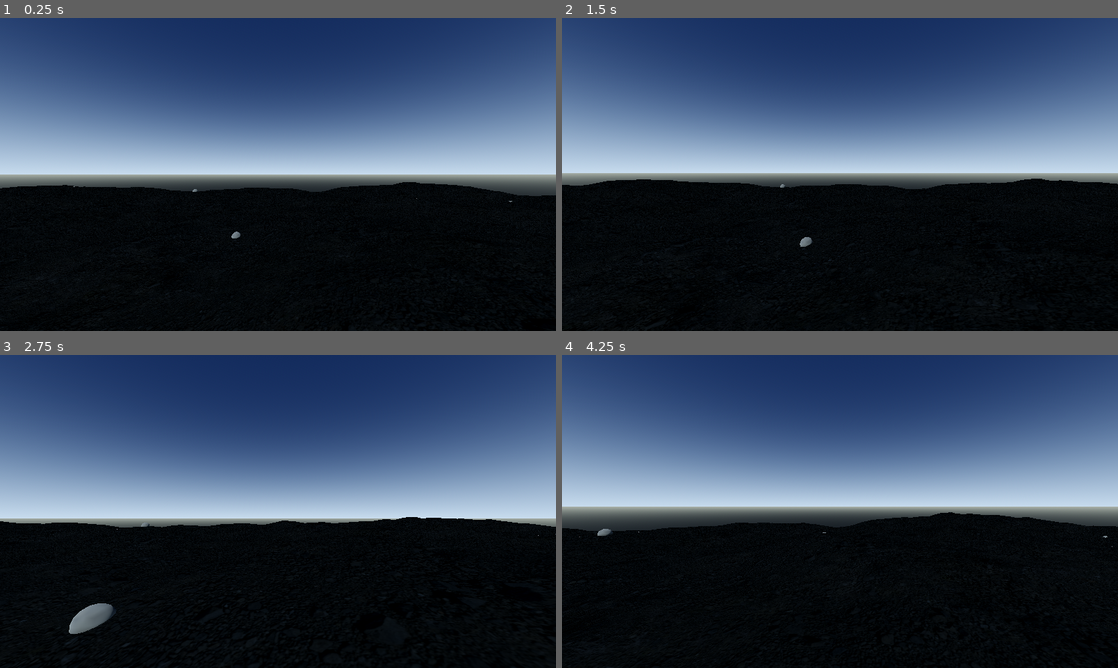
Above: before the commit, frames 1-4 (two rows, left to right).
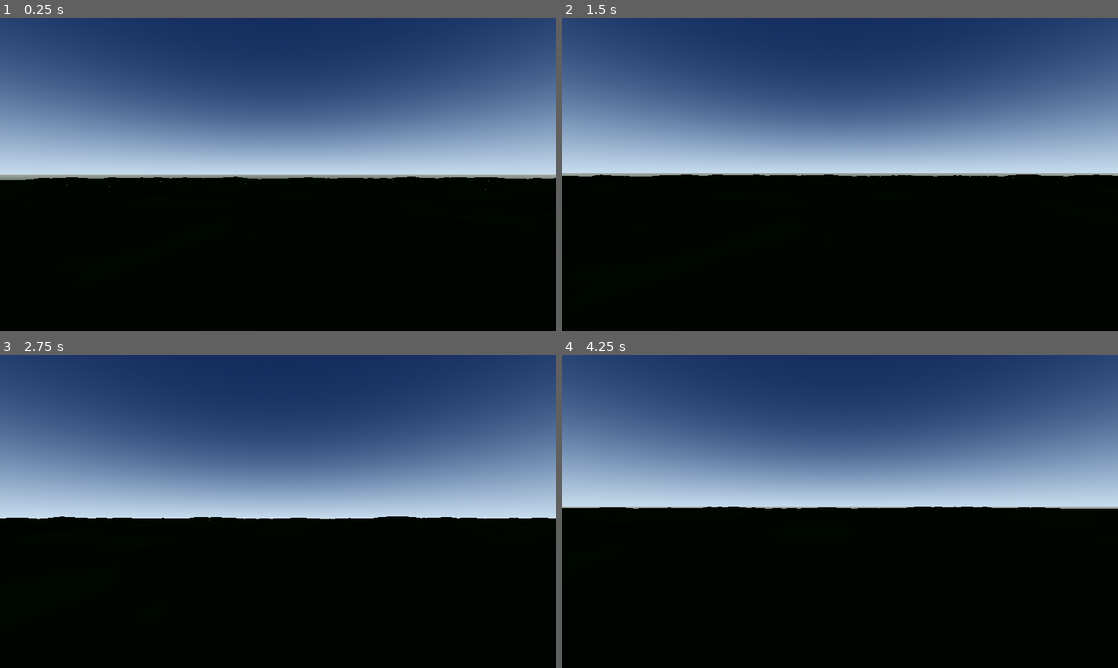
Above: after the commit, the same moments.

Repository: kansation/Space-Exploring-Game
Game: Godot game, scene res://scenes/chunked_terrain.tscn
Same seed, same stepped clock (60 frames per second), same inputs: the game is played once before the commit and once after it. Before the commit the project starts from res://scenes/procedural_terrain.tscn.
Inputs (mouse positions are in pixels of both pictures, inside the frame that each line leads up to):
- Up to frame 1 (0.25 s): no input
- Up to frame 2 (1.5 s): tap Enter at 0.5 s; move the mouse to (867, 174) at 0.52 s; hold W (move_forward) from 0.53 s (still down); click (867, 174) at 0.67 s; tap Space (jump) at 0.77 s; move the mouse to (812, 174) at 1.27 s
- Up to frame 3 (2.75 s): keep holding W (move_forward); tap Space (jump) at 1.52 s; move the mouse to (289, 505) at 2.02 s
- Up to frame 4 (4.25 s): keep holding W (move_forward); move the mouse to (834, 517) at 2.77 s; click (834, 517) at 2.92 s; tap Space (jump) at 3.02, 3.77 s; move the mouse to (878, 514) at 3.52 s

The runs differ from the first frame. In frame 1, 3.5% of the frame differs, in the area x 0-100%, y 50-100%; in frame 2, 2.9%; in frame 3, 2.3%; in frame 4, 5.1%, in the area x 0-100%, y 48-100%.

Commit message:
Add shared-coordinate chunked terrain test

Diff:
--- a/game/project.godot
+++ b/game/project.godot
@@ -11,7 +11,7 @@
 [application]
 
 config/name="Space Exploration Game"
-run/main_scene="res://scenes/procedural_terrain.tscn"
+run/main_scene="res://scenes/chunked_terrain.tscn"
 config/features=PackedStringArray("4.7")
 
 [display]
--- /dev/null
+++ b/game/scenes/chunked_terrain.tscn
@@ -0,0 +1,37 @@
+[gd_scene load_steps=7 format=3]
+
+[ext_resource type="Script" path="res://scripts/chunked_terrain.gd" id="1_chunks"]
+[ext_resource type="PackedScene" path="res://scenes/player.tscn" id="2_player"]
+
+[sub_resource type="ProceduralSkyMaterial" id="ProceduralSkyMaterial_chunks"]
+sky_top_color = Color(0.07, 0.14, 0.28, 1)
+sky_horizon_color = Color(0.65, 0.75, 0.86, 1)
+ground_bottom_color = Color(0.08, 0.1, 0.12, 1)
+ground_horizon_color = Color(0.52, 0.55, 0.52, 1)
+
+[sub_resource type="Sky" id="Sky_chunks"]
+sky_material = SubResource("ProceduralSkyMaterial_chunks")
+
+[sub_resource type="Environment" id="Environment_chunks"]
+background_mode = 2
+sky = SubResource("Sky_chunks")
+ambient_light_source = 3
+ambient_light_color = Color(0.55, 0.63, 0.78, 1)
+ambient_light_energy = 0.7
+tonemap_mode = 2
+
+[node name="ChunkedTerrain" type="Node3D"]
+script = ExtResource("1_chunks")
+
+[node name="WorldEnvironment" type="WorldEnvironment" parent="."]
+environment = SubResource("Environment_chunks")
+
+[node name="Sun" type="DirectionalLight3D" parent="."]
+rotation_degrees = Vector3(-48, -30, 0)
+light_energy = 1.15
+shadow_enabled = true
+
+[node name="Chunks" type="Node3D" parent="."]
+
+[node name="Player" parent="." instance=ExtResource("2_player")]
+position = Vector3(0, 6, 0)
--- /dev/null
+++ b/game/scripts/chunked_terrain.gd
@@ -0,0 +1,132 @@
+extends Node3D
+
+@export var world_seed := 1337
+@export_range(16, 128, 1) var chunk_resolution := 64
+@export var chunk_size := 100.0
+@export_range(0.5, 12.0, 0.5) var terrain_height := 2.5
+@export_range(0.005, 0.08, 0.005) var noise_scale := 0.025
+@export_range(0.0, 2.0, 0.05) var detail_height := 0.35
+@export_range(0.02, 0.3, 0.01) var detail_noise_scale := 0.09
+
+@onready var chunks_root: Node3D = $Chunks
+@onready var player: CharacterBody3D = $Player
+
+func _ready() -> void:
+	_generate_grid()
+
+func _generate_grid() -> void:
+	var broad_noise := FastNoiseLite.new()
+	broad_noise.seed = world_seed
+	broad_noise.noise_type = FastNoiseLite.TYPE_SIMPLEX_SMOOTH
+	broad_noise.frequency = noise_scale
+	var detail_noise := FastNoiseLite.new()
+	detail_noise.seed = world_seed + 7919
+	detail_noise.noise_type = FastNoiseLite.TYPE_SIMPLEX_SMOOTH
+	detail_noise.frequency = detail_noise_scale
+	var ground_material := StandardMaterial3D.new()
+	ground_material.albedo_color = Color(0.12, 0.38, 0.16, 1.0)
+	ground_material.roughness = 1.0
+	ground_material.cull_mode = BaseMaterial3D.CULL_DISABLED
+
+	for chunk_z in range(-1, 2):
+		for chunk_x in range(-1, 2):
+			_generate_chunk(chunk_x, chunk_z, broad_noise, detail_noise, ground_material)
+	_verify_shared_edges(broad_noise, detail_noise)
+
+	var center_height := _sample_height(broad_noise, detail_noise, 0.0, 0.0)
+	player.position = Vector3(0.0, center_height + 2.0, 0.0)
+
+func _verify_shared_edges(broad_noise: FastNoiseLite, detail_noise: FastNoiseLite) -> void:
+	var maximum_edge_gap := 0.0
+	for boundary in range(-1, 1):
+		for sample in range(chunk_resolution + 1):
+			var offset := (float(sample) / float(chunk_resolution) - 0.5) * chunk_size
+			var vertical_gap: float = abs(_sample_height(broad_noise, detail_noise, (boundary + 1) * chunk_size, offset) - _sample_height(broad_noise, detail_noise, boundary * chunk_size + chunk_size, offset))
+			var horizontal_gap: float = abs(_sample_height(broad_noise, detail_noise, offset, (boundary + 1) * chunk_size) - _sample_height(broad_noise, detail_noise, offset, boundary * chunk_size + chunk_size))
+			maximum_edge_gap = max(maximum_edge_gap, max(vertical_gap, horizontal_gap))
+	var first_signature := _sample_signature(broad_noise, detail_noise)
+	var second_signature := _sample_signature(broad_noise, detail_noise)
+	assert(maximum_edge_gap == 0.0)
+	assert(first_signature == second_signature)
+	print("Chunked terrain: seed=%d chunks=9 edge_gap=%.6f reproducible=%s" % [world_seed, maximum_edge_gap, first_signature == second_signature])
+
+func _sample_signature(broad_noise: FastNoiseLite, detail_noise: FastNoiseLite) -> int:
+	var signature := 17
+	for coordinate in range(-2, 3):
+		var height := _sample_height(broad_noise, detail_noise, coordinate * chunk_size * 0.37, coordinate * chunk_size * -0.23)
+		signature = signature * 31 + int(round(height * 10000.0))
+	return signature
+
+func _generate_chunk(chunk_x: int, chunk_z: int, broad_noise: FastNoiseLite, detail_noise: FastNoiseLite, ground_material: Material) -> void:
+	var grid_size := chunk_resolution + 1
+	var chunk_origin := Vector2(chunk_x * chunk_size, chunk_z * chunk_size)
+	var heights := PackedFloat32Array()
+	heights.resize(grid_size * grid_size)
+	var vertices := PackedVector3Array()
+	vertices.resize(grid_size * grid_size)
+	var normals := PackedVector3Array()
+	normals.resize(grid_size * grid_size)
+	var step := chunk_size / float(chunk_resolution)
+	for z in range(grid_size):
+		for x in range(grid_size):
+			var local_x := (float(x) / float(chunk_resolution) - 0.5) * chunk_size
+			var local_z := (float(z) / float(chunk_resolution) - 0.5) * chunk_size
+			var world_x := chunk_origin.x + local_x
+			var world_z := chunk_origin.y + local_z
+			var height := _sample_height(broad_noise, detail_noise, world_x, world_z)
+			heights[z * grid_size + x] = height
+			vertices[z * grid_size + x] = Vector3(local_x, height, local_z)
+			normals[z * grid_size + x] = _sample_normal(broad_noise, detail_noise, world_x, world_z, step)
+
+	var indices := PackedInt32Array()
+	for z in range(chunk_resolution):
+		for x in range(chunk_resolution):
+			var a := z * grid_size + x
+			var b := z * grid_size + x + 1
+			var c := (z + 1) * grid_size + x
+			var d := (z + 1) * grid_size + x + 1
+			indices.append(a)
+			indices.append(c)
+			indices.append(b)
+			indices.append(b)
+			indices.append(c)
+			indices.append(d)
+
+	var arrays := []
+	arrays.resize(Mesh.ARRAY_MAX)
+	arrays[Mesh.ARRAY_VERTEX] = vertices
+	arrays[Mesh.ARRAY_NORMAL] = normals
+	arrays[Mesh.ARRAY_INDEX] = indices
+	var mesh := ArrayMesh.new()
+	mesh.add_surface_from_arrays(Mesh.PRIMITIVE_TRIANGLES, arrays)
+
+	var chunk := Node3D.new()
+	chunk.name = "Chunk_%d_%d" % [chunk_x, chunk_z]
+	chunk.position = Vector3(chunk_x * chunk_size, 0.0, chunk_z * chunk_size)
+	chunks_root.add_child(chunk)
+	var mesh_instance := MeshInstance3D.new()
+	mesh_instance.mesh = mesh
+	mesh_instance.material_override = ground_material
+	chunk.add_child(mesh_instance)
+
+	var body := StaticBody3D.new()
+	body.name = "Collision"
+	chunk.add_child(body)
+	var collision := CollisionShape3D.new()
+	var heightmap := HeightMapShape3D.new()
+	heightmap.map_width = grid_size
+	heightmap.map_depth = grid_size
+	heightmap.map_data = heights
+	collision.shape = heightmap
+	collision.scale = Vector3(chunk_size / chunk_resolution, 1.0, chunk_size / chunk_resolution)
+	body.add_child(collision)
+
+func _sample_height(broad_noise: FastNoiseLite, detail_noise: FastNoiseLite, world_x: float, world_z: float) -> float:
+	return broad_noise.get_noise_2d(world_x, world_z) * terrain_height + detail_noise.get_noise_2d(world_x, world_z) * detail_height
+
+func _sample_normal(broad_noise: FastNoiseLite, detail_noise: FastNoiseLite, world_x: float, world_z: float, step: float) -> Vector3:
+	var left := _sample_height(broad_noise, detail_noise, world_x - step, world_z)
+	var right := _sample_height(broad_noise, detail_noise, world_x + step, world_z)
+	var back := _sample_height(broad_noise, detail_noise, world_x, world_z - step)
+	var front := _sample_height(broad_noise, detail_noise, world_x, world_z + step)
+	return Vector3(left - right, step * 2.0, back - front).normalized()
Not shown, changed: docs/Technical-Production-Plan.md
